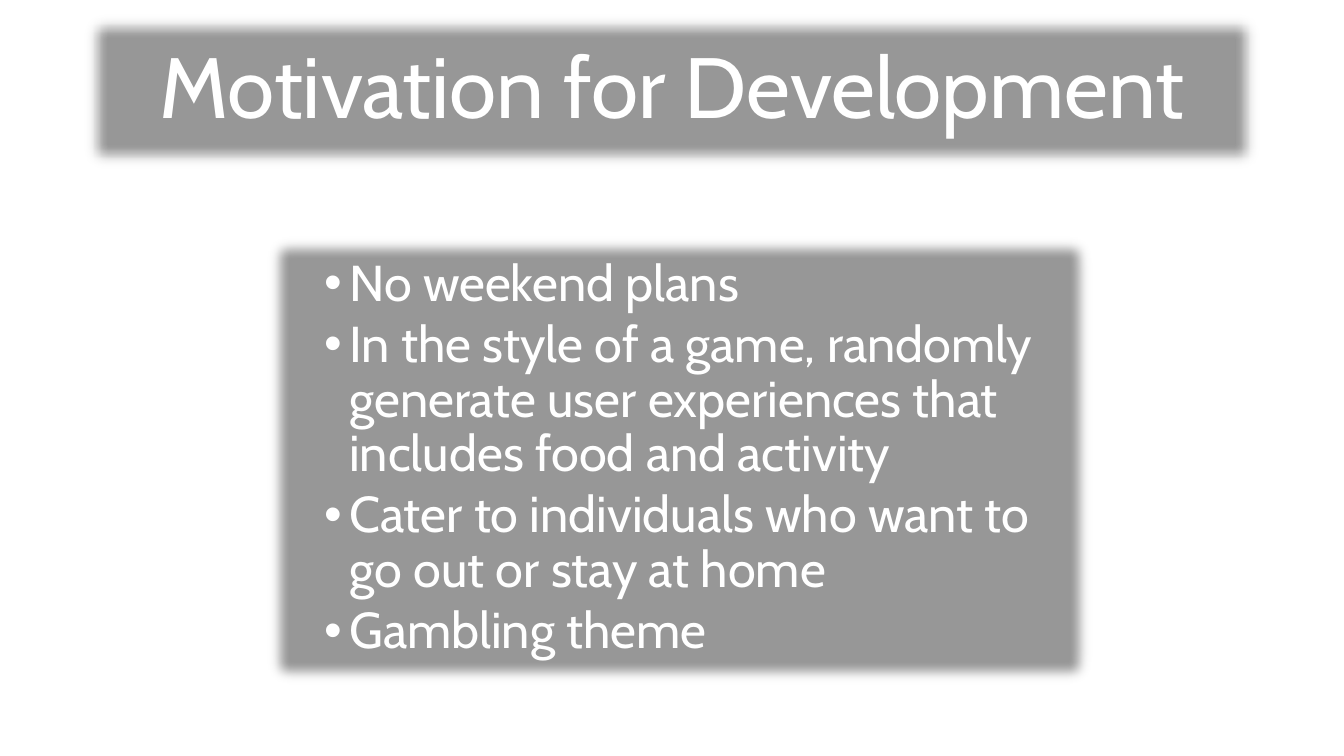
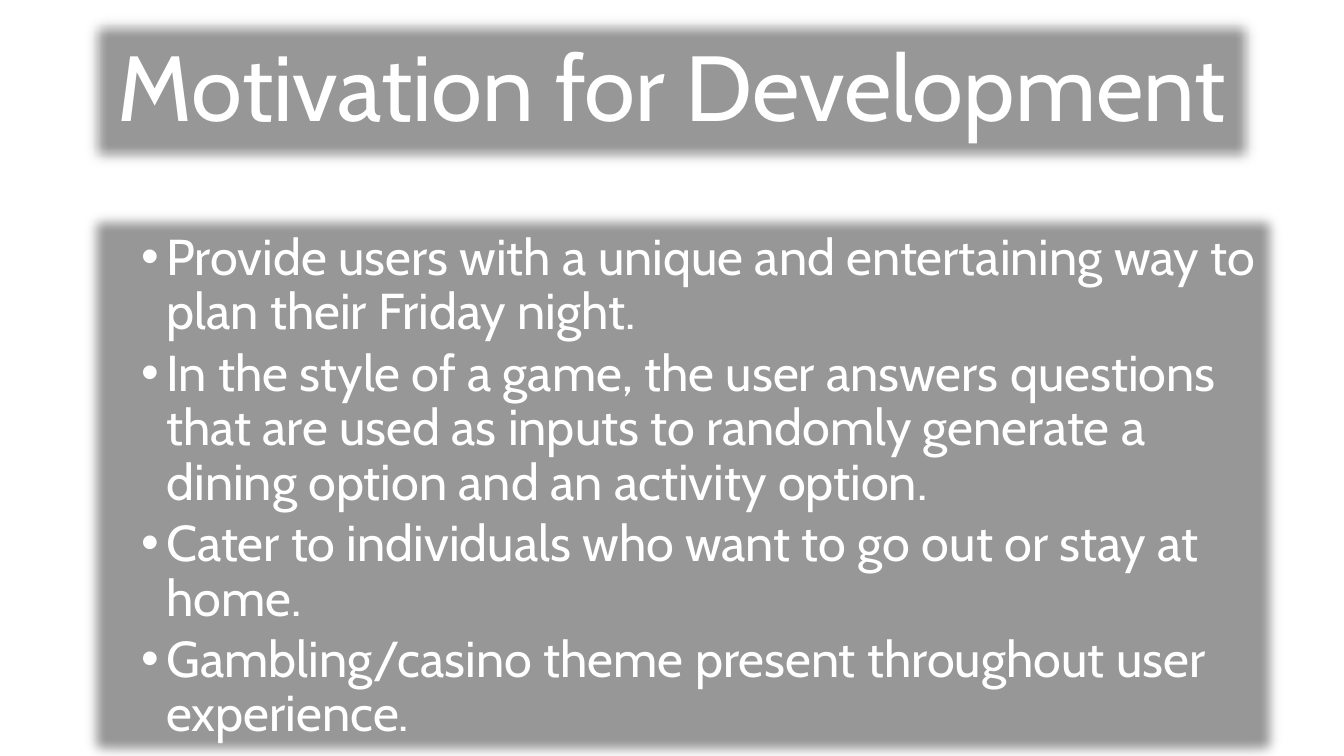
Before and after one commit to ewartle/friday-night, a slide deck: slide 3 of Friday Night Roulette.pptx. Drawn at 1344x756 pixels with LibreOffice and Linux fonts; fonts in the diff are those of the drawing; background and template pictures are left out. Boxes give left, top, right and bottom in pixels: in the first picture for what was removed or moved away, otherwise in the second. Text is boxed around its words. In the diff, an @@ line names an element or a change of style, - is before the commit and + after.

```diff
--- a/Friday Night Roulette.pptx
+++ b/Friday Night Roulette.pptx
@@ text "Motivation for Development" at box(118, 52, 1225, 141): size 61 to 66 pt @@
@@ text at box(166, 237, 1255, 742): text changed @@
-  • No weekend plans
-  • In the style of a game, randomly generate user experiences that includes food and activity
-  • Cater to individuals who want to go out or stay at home
-  • Gambling theme
+  • Provide users with a unique and entertaining way to plan their Friday night.
+  • In the style of a game, the user answers questions that are used as inputs to randomly generate a dining option and an activity option.
+  • Cater to individuals who want to go out or stay at home.
+  • Gambling/casino theme present throughout user experience.
```
Also in this commit, not shown: 2 other slides changed.
